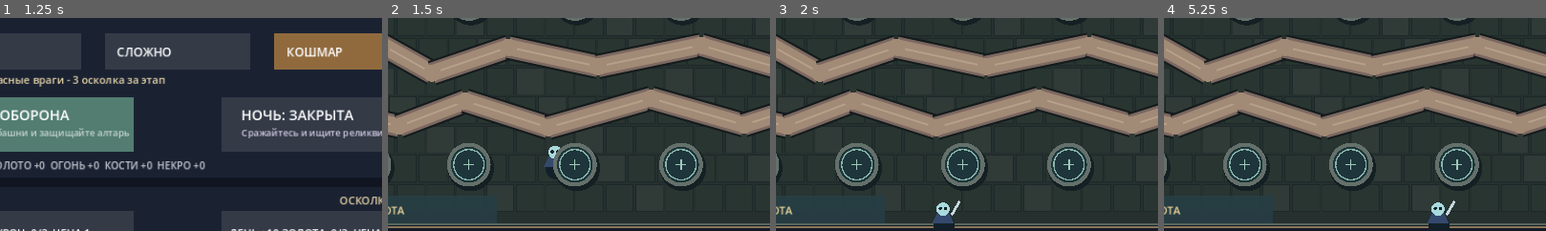
Above: before the commit, frames 1-4 (left to right).
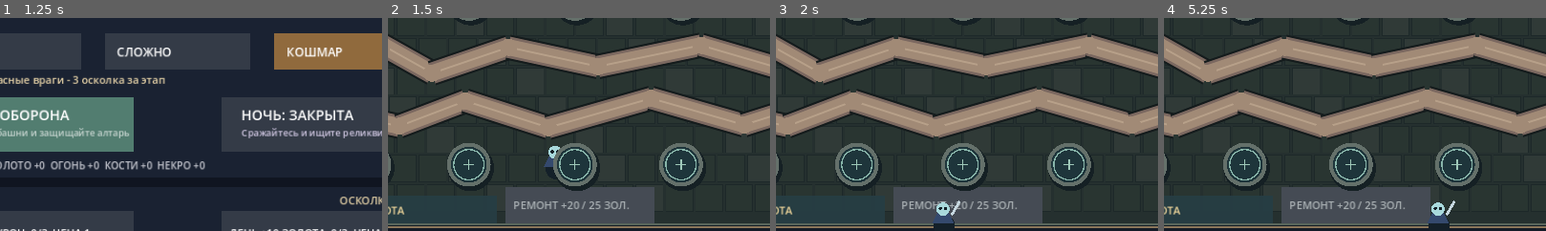
Above: after the commit, the same moments.

Repository: DoctorStrangeSH/Last-Ritual
Game: Godot game, scene res://scenes/run_loop.tscn
The game is run twice, just before and just after one commit, with the same random seed, the same clock (stepped at 60 frames per second) and the same inputs.
Inputs (mouse positions are % of the whole screen's width and height, from its top left):
- Up to frame 1 (1.25 s): tap Enter at 0.5 s; move the mouse to (72, 45) at 0.52 s; hold Right (ui_right) from 0.53 s (still down); tap H at 0.6 s; click (72, 45) at 0.67 s; tap Space at 0.77 s
- Up to frame 2 (1.5 s): tap Space at 1.25 s; move the mouse to (30, 55) at 1.27 s; release Right (ui_right) at 1.28 s; hold Down (ui_down) from 1.28 s (still down); tap E at 1.35 s; click (30, 55) at 1.42 s
- Up to frame 3 (2 s): keep holding Down (ui_down); tap Space at 1.52 s
- Up to frame 4 (5.25 s): move the mouse to (60, 28) at 2.02 s; release Down (ui_down) at 2.03 s; hold Right (ui_right) 2.03-2.78 s; tap R at 2.1, 4.35 s; click (60, 28) at 2.17 s; move the mouse to (45, 71) at 2.77 s; hold Up (ui_up) 2.78-3.53 s; tap H at 2.85, 5.1 s; click (45, 71) at 2.92 s; tap Space at 3.02, 3.77, 4.25, 4.52 s; tap Enter at 3.5, 5 s; move the mouse to (80, 66) at 3.52 s; hold Left (ui_left) 3.53-5.03 s; tap E at 3.6 s; click (80, 66) at 3.67 s; move the mouse to (20, 35) at 4.27 s; click (20, 35) at 4.42 s; move the mouse to (55, 50) at 5.02 s; hold Down (ui_down) from 5.03 s (still down); click (55, 50) at 5.17 s
The pictures show only the part of the screen within x 27-77%, y 34-84%; the shares and areas given below are measured in that part.

Frame 1 is identical in both runs. In frame 2, 6.6% of the frame differs, in the area x 30-70%, y 79-97%; in frame 3, 6.1%; in frame 4, 6.5%.

Commit message:
feat(td2): between-wave altar repair with coin cost and disabled state

Diff:
--- a/scripts/topdown_td_prototype.gd
+++ b/scripts/topdown_td_prototype.gd
@@ -5,6 +5,9 @@
 const SLOT_POSITIONS := [Vector2(280, 190), Vector2(430, 190), Vector2(590, 190), Vector2(750, 190), Vector2(280, 440), Vector2(430, 440), Vector2(590, 440), Vector2(750, 440)]
 const COSTS := {"bone": 30, "fire": 45, "necro": 60}
 const WAVE_BUTTON := Rect2(65, 545, 170, 60)
+const REPAIR_BUTTON := Rect2(485, 474, 225, 54)
+const REPAIR_COST := 25
+const REPAIR_HP := 20
 const HELP_BUTTON := Rect2(987.0, 10.0, 150.0, 46.0)
 const HELP_CLOSE_BUTTON := Rect2(720.0, 471.0, 130.0, 43.0)
 const TARGET_BUTTON := Rect2(716, 76, 299, 46)
@@ -100,6 +103,17 @@
             return "ОСАДА: БОСС + ПОЛЕВОЙ ЛЕКАРЬ"
     return ""
 
+func repair_altar() -> bool:
+    # Repair is a preparation action; never allow mid-wave or after victory/defeat.
+    if defense_state != "playing" or not enemies.is_empty() or wave_number >= 3:
+        return false
+    if altar_hp <= 0 or altar_hp >= 100 or coins < REPAIR_COST:
+        return false
+    coins -= REPAIR_COST
+    altar_hp = mini(100, altar_hp + REPAIR_HP)
+    queue_redraw()
+    return true
+
 func start_wave() -> bool:
     if defense_state != "playing" or not enemies.is_empty() or wave_number >= 3 or altar_hp <= 0:
         return false
@@ -585,6 +599,9 @@
             queue_redraw()
         elif event.button_index == MOUSE_BUTTON_LEFT:
             var point := get_global_mouse_position()
+            if REPAIR_BUTTON.has_point(point):
+                repair_altar()
+                return
             if WAVE_BUTTON.has_point(point):
                 start_wave()
                 return
@@ -706,6 +723,9 @@
         draw_rect(TARGET_BUTTON, Color("#e5c985"), false, 2.0)
         var priority: String = str(slots[selected_slot].get("target_priority", "nearest"))
         draw_string(ThemeDB.fallback_font, TARGET_BUTTON.position + Vector2(9, 29), "ЦЕЛЬ: " + str(TARGET_LABELS[priority]), HORIZONTAL_ALIGNMENT_LEFT, -1, 17, Color("#fff1c9"))
+    var repair_ready: bool = defense_state == "playing" and enemies.is_empty() and wave_number < 3 and altar_hp > 0 and altar_hp < 100 and coins >= REPAIR_COST
+    draw_rect(REPAIR_BUTTON, Color("#527b75") if repair_ready else Color("#454b54"))
+    draw_string(ThemeDB.fallback_font, REPAIR_BUTTON.position + Vector2(12, 33), "РЕМОНТ +20 / 25 ЗОЛ.", HORIZONTAL_ALIGNMENT_LEFT, -1, 16, Color("#fff1ce") if repair_ready else Color("#abb2b5"))
     draw_rect(WAVE_BUTTON, Color("#487d6b") if enemies.is_empty() and wave_number < 3 and altar_hp > 0 else Color("#454b54"))
     draw_string(ThemeDB.fallback_font, Vector2(78, 581), "НАЧАТЬ ВОЛНУ", HORIZONTAL_ALIGNMENT_LEFT, -1, 19, Color.WHITE)
     if enemies.is_empty() and defense_state == "playing":
